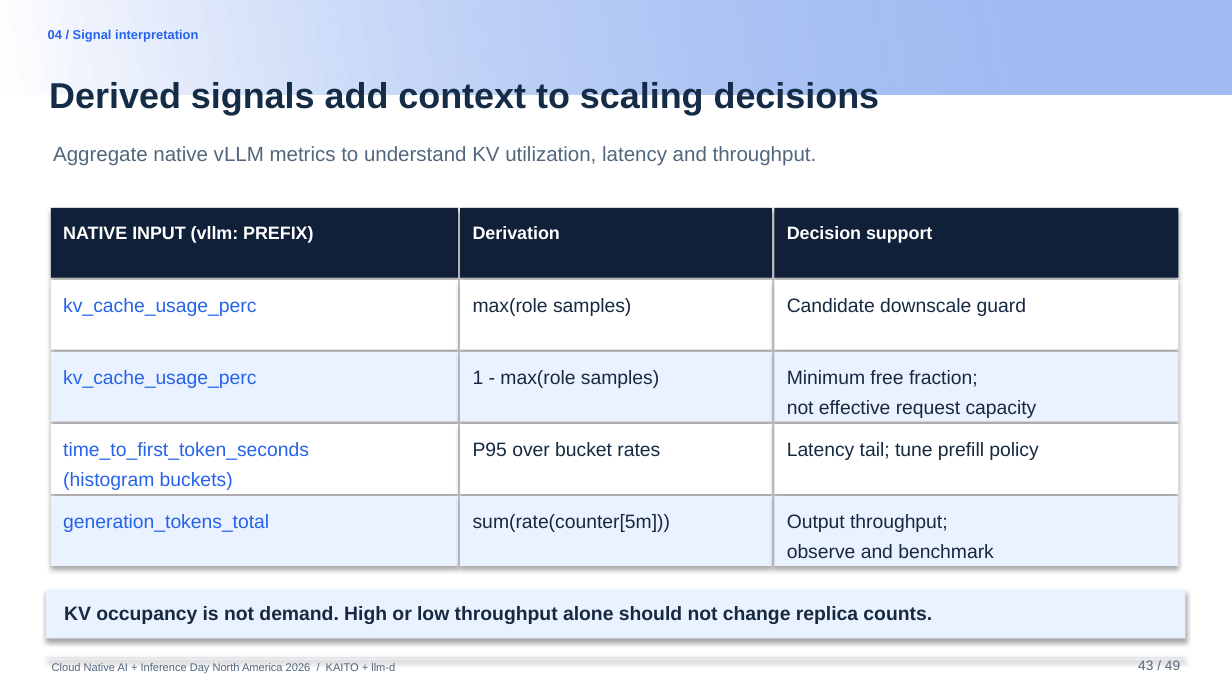
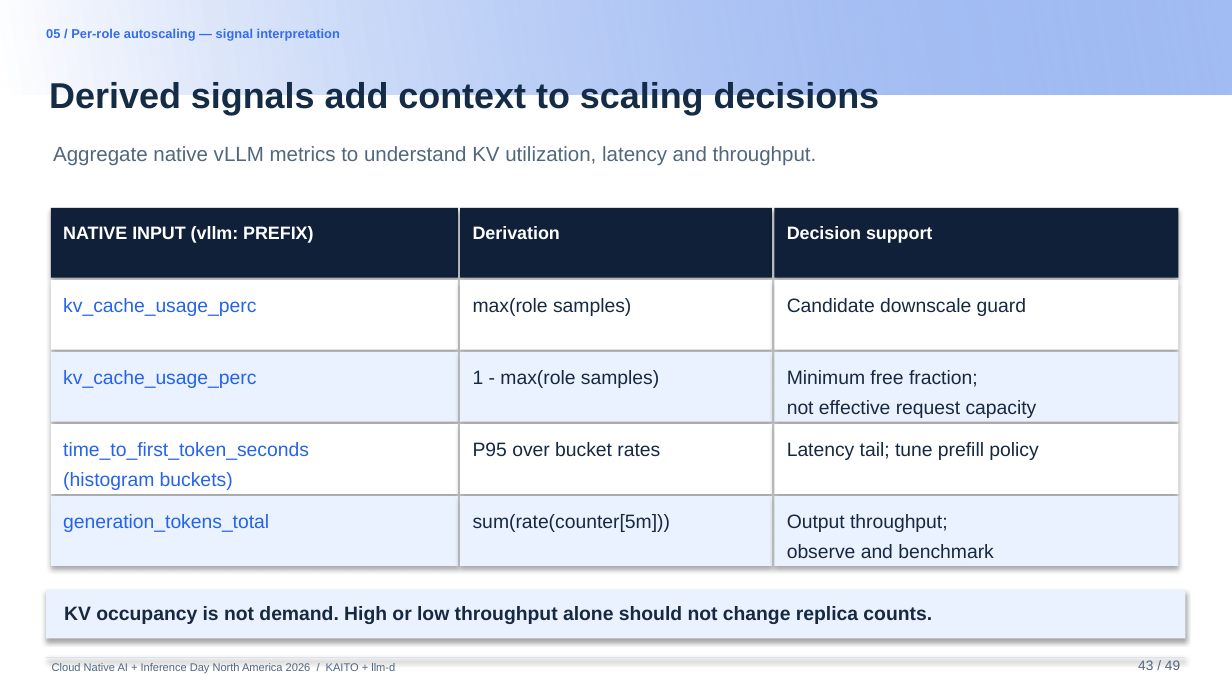
Before and after one commit to andyzhangx/demo, a slide deck: slide 41 of llm/pd-disaggregation/kubecon-na-2026-pd-disaggregation-kaito-llmd.pptx. Drawn at 1232x693 pixels with LibreOffice and Linux fonts; fonts in the diff are those of the drawing; background and template pictures are left out. Boxes give left, top, right and bottom in pixels: in the first picture for what was removed or moved away, otherwise in the second. Text is boxed around its words. In the diff, an @@ line names an element or a change of style, - is before the commit and + after.

```diff
--- a/llm/pd-disaggregation/kubecon-na-2026-pd-disaggregation-kaito-llmd.pptx
+++ b/llm/pd-disaggregation/kubecon-na-2026-pd-disaggregation-kaito-llmd.pptx
@@ text at bbox=[46, 28, 340, 41]: text changed; text colour #2563EB to #346CEC @@
-04 / Signal interpretation
+05 / Per-role autoscaling — signal interpretation
```
Also in this commit, not shown: 30 other slides changed.
